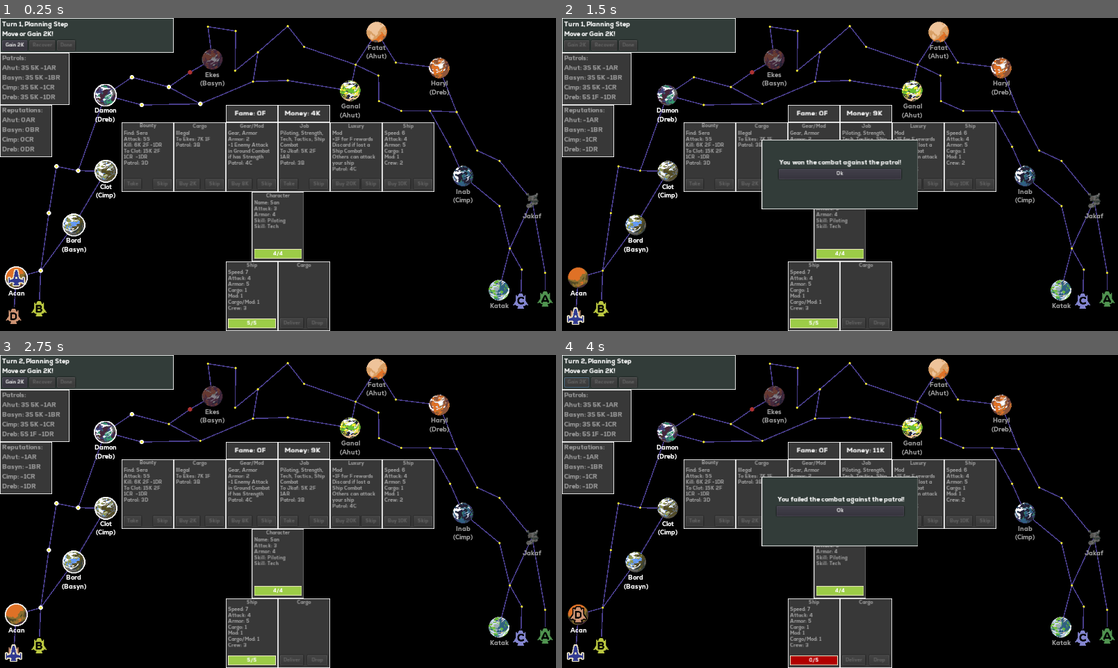
Above: before the commit, frames 1-4 (two rows, left to right).
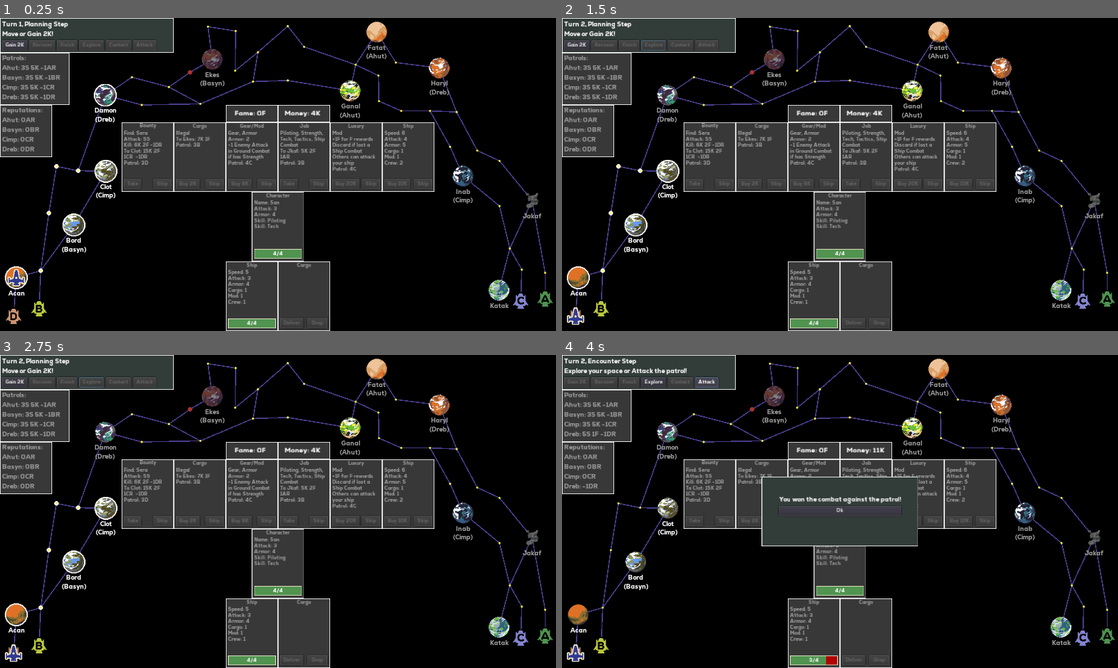
Above: after the commit, the same moments.

Repository: kosinaz/20-parsecs
Game: Godot game, scene res://scenes/ingame.tscn
Same seed, same stepped clock (60 frames per second), same inputs: the game is played once before the commit and once after it.
Inputs (mouse positions are in pixels of both pictures, inside the frame that each line leads up to):
- Up to frame 1 (0.25 s): no input
- Up to frame 2 (1.5 s): click (573, 315) at 0.52 s; click (650, 46) at 1.25 s, where only the run after the commit has a clickable "Explore"
- Up to frame 3 (2.75 s): click (278, 511) at 2 s, where only the run before the commit has a clickable "Ok"
- Up to frame 4 (4 s): click "Gain 2K" at 2.75 s; click (706, 383) at 3.5 s, where only the run after the commit has a clickable "Attack"

The runs differ from the first frame. In frame 1, 0.7% of the frame differs, in the area x 12-55%, y 7-99%; in frame 2, 3.7%, in the area x 0-64%, y 1-99%; in frame 3, 1.0%; in frame 4, 1.5%.

Commit message:
add encounter step and optional attack

Diff:
--- a/20 Parsecs/scenes/ingame.gd
+++ b/20 Parsecs/scenes/ingame.gd
@@ -15,6 +15,7 @@
 onready var patrols = [$"%PatrolA", $"%PatrolB", $"%PatrolC", $"%PatrolD"]
 var patrol_names = ["Ahut", "Basyn", "Cimp", "Dreb"]
 var reps = ["-1AR", "-1BR", "-1CR", "-1DR"]
+var attacking_patrol = null
 
 func _ready():
 	for space in $Spaces.get_children():
@@ -47,8 +48,8 @@
 	$"%MarketShip".setup(market_ships[0])
 	$"%Character".setup(Characters.new().deck[0])
 	$"%Player".increase_money(4)
-	$"%Ship".setup(Ships.new().deck[7])
-#	$"%Ship".setup(StarterShips.new().deck[0])
+#	$"%Ship".setup(Ships.new().deck[7])
+	$"%Ship".setup(StarterShips.new().deck[0])
 	start_planning()
 
 func _draw():
@@ -73,7 +74,7 @@
 	astar.set_point_disabled(13)
 	var patrol_space_ids = []
 	for r in ["A", "B", "C", "D"]:
-		if $"%Player".get_reputation(r) == -1:
+		if $"%Player".get_reputation(r) != 1:
 			var id = get_node("%Patrol" + r).current_space.id
 			astar.set_point_disabled(id)
 			patrol_space_ids.append(id)
@@ -156,9 +157,9 @@
 	if not planets.has($"%Player".current_space.id):
 		stop_action()
 	else:
-		$"%Done".disabled = false
+		$"%Finish".disabled = false
 		$"%TurnIndicator".text = "Turn " + str(turn) + ", Action Step\n"
-		$"%TurnIndicator".text += "Perform any number or no actions, then press Done!"
+		$"%TurnIndicator".text += "Perform any number or no actions, then press Finish!"
 		bought = false
 		skipped = false
 		update_action_buttons()
@@ -174,7 +175,7 @@
 	$"%ShipCargo2".disable_drop()
 	$"%ShipCargo3".disable_deliver()
 	$"%ShipCargo3".disable_drop()
-	$"%Done".disabled = true
+	$"%Finish".disabled = true
 	start_encounter()
 
 func update_action_buttons():
@@ -374,15 +375,38 @@
 	}
 
 func start_encounter():
+	$"%Explore".disabled = false
+	$"%Contact".disabled = false
+	$"%Attack".disabled = true
+	$"%TurnIndicator".text = "Turn " + str(turn) + ", Encounter Step\n"
 	for r in ["A", "B", "C", "D"]:
-		if $"%Player".get_reputation(r) == -1:
-			var patrol = get_node("%Patrol" + r)
-			if patrol.current_space == $"%Player".current_space:
-				attack_patrol(patrol)
-				return
+		var patrol = get_node("%Patrol" + r)
+		if patrol.current_space == $"%Player".current_space:
+			$"%Attack".disabled = false
+			attacking_patrol = patrol
+			if $"%Player".get_reputation(r) == -1:
+				$"%Contact".disabled = true
+				$"%Explore".disabled = true
+	if not planets.has($"%Player".current_space.id):
+		$"%Contact".disabled = true
+	if $"%Contact".disabled and $"%Explore".disabled:
+		$"%TurnIndicator".text += "You must Attack the hostile patrol!"
+	elif $"%Contact".disabled and $"%Attack".disabled:
+		$"%TurnIndicator".text += "Explore your space!"
+	elif $"%Contact".disabled:
+		$"%TurnIndicator".text += "Explore your space or Attack the patrol!"
+	elif $"%Attack".disabled:
+		$"%TurnIndicator".text += "Explore the planet or Contact someone on it!"
+	else:
+		$"%TurnIndicator".text += "Explore or Contact someone or Attack the patrol!"
+
+func stop_encounter():
+	$"%Explore".disabled = true
+	$"%Contact".disabled = true
+	$"%Attack".disabled = true
 	start_turn()
 
-func attack_patrol(attacking_patrol):
+func attack_patrol():
 	if attacking_patrol.data.has("invulnerable"):
 		pass
 	else:
@@ -429,7 +453,7 @@
 	$"%Ship".repair()
 	stop_planning()
 
-func _on_done_pressed():
+func _on_finish_pressed():
 	stop_action()
 
 func _on_market_cargo_buy_pressed():
@@ -584,4 +608,13 @@
 
 func _on_alert_button_pressed():
 	$"%AlertWindow".hide()
-	start_turn()
+	stop_encounter()
+
+func _on_attack_pressed():
+	attack_patrol()
+
+func _on_explore_pressed():
+	stop_encounter()
+
+func _on_contact_pressed():
+	stop_encounter()
--- a/20 Parsecs/scenes/ingame.tscn
+++ b/20 Parsecs/scenes/ingame.tscn
@@ -451,14 +451,41 @@
 disabled = true
 text = "Recover"
 
-[node name="Done" type="Button" parent="CanvasLayer/TurnIndicator/HBoxContainer"]
+[node name="Finish" type="Button" parent="CanvasLayer/TurnIndicator/HBoxContainer"]
 unique_name_in_owner = true
 margin_left = 112.0
-margin_right = 150.0
+margin_right = 153.0
 margin_bottom = 19.0
 custom_fonts/font = ExtResource( 38 )
 disabled = true
-text = "Done"
+text = "Finish"
+
+[node name="Explore" type="Button" parent="CanvasLayer/TurnIndicator/HBoxContainer"]
+unique_name_in_owner = true
+margin_left = 157.0
+margin_right = 207.0
+margin_bottom = 19.0
+custom_fonts/font = ExtResource( 38 )
+disabled = true
+text = "Explore"
+
+[node name="Contact" type="Button" parent="CanvasLayer/TurnIndicator/HBoxContainer"]
+unique_name_in_owner = true
+margin_left = 211.0
+margin_right = 261.0
+margin_bottom = 19.0
+custom_fonts/font = ExtResource( 38 )
+disabled = true
+text = "Contact"
+
+[node name="Attack" type="Button" parent="CanvasLayer/TurnIndicator/HBoxContainer"]
+unique_name_in_owner = true
+margin_left = 265.0
+margin_right = 310.0
+margin_bottom = 19.0
+custom_fonts/font = ExtResource( 38 )
+disabled = true
+text = "Attack"
 
 [node name="Patrol" type="TextureRect" parent="CanvasLayer"]
 margin_top = 64.0
@@ -1277,7 +1304,10 @@
 
 [connection signal="pressed" from="CanvasLayer/TurnIndicator/HBoxContainer/Gain2K" to="." method="_on_work_pressed"]
 [connection signal="pressed" from="CanvasLayer/TurnIndicator/HBoxContainer/Recover" to="." method="_on_heal_pressed"]
-[connection signal="pressed" from="CanvasLayer/TurnIndicator/HBoxContainer/Done" to="." method="_on_done_pressed"]
+[connection signal="pressed" from="CanvasLayer/TurnIndicator/HBoxContainer/Finish" to="." method="_on_finish_pressed"]
+[connection signal="pressed" from="CanvasLayer/TurnIndicator/HBoxContainer/Explore" to="." method="_on_explore_pressed"]
+[connection signal="pressed" from="CanvasLayer/TurnIndicator/HBoxContainer/Contact" to="." method="_on_contact_pressed"]
+[connection signal="pressed" from="CanvasLayer/TurnIndicator/HBoxContainer/Attack" to="." method="_on_attack_pressed"]
 [connection signal="pressed" from="CanvasLayer/Market/MarketCargo/Buy" to="." method="_on_market_cargo_buy_pressed"]
 [connection signal="pressed" from="CanvasLayer/Market/MarketCargo/Skip" to="." method="_on_market_cargo_skip_pressed"]
 [connection signal="pressed" from="CanvasLayer/Market/MarketShip/Buy" to="." method="_on_market_ship_buy_pressed"]
--- a/20 Parsecs/scenes/player.gd
+++ b/20 Parsecs/scenes/player.gd
@@ -3,10 +3,10 @@
 var current_space = null
 var fame = 0
 var money = 0
-var ahut = -1
-var basyn = -1
-var cimp = -1
-var dreb = -1
+var ahut = 0
+var basyn = 0
+var cimp = 0
+var dreb = 0
 
 func get_money():
 	return money
Binary file changed: 20 Parsecs/images/bar-progress.png
Binary file changed: 20 Parsecs/images/bar-under.png
